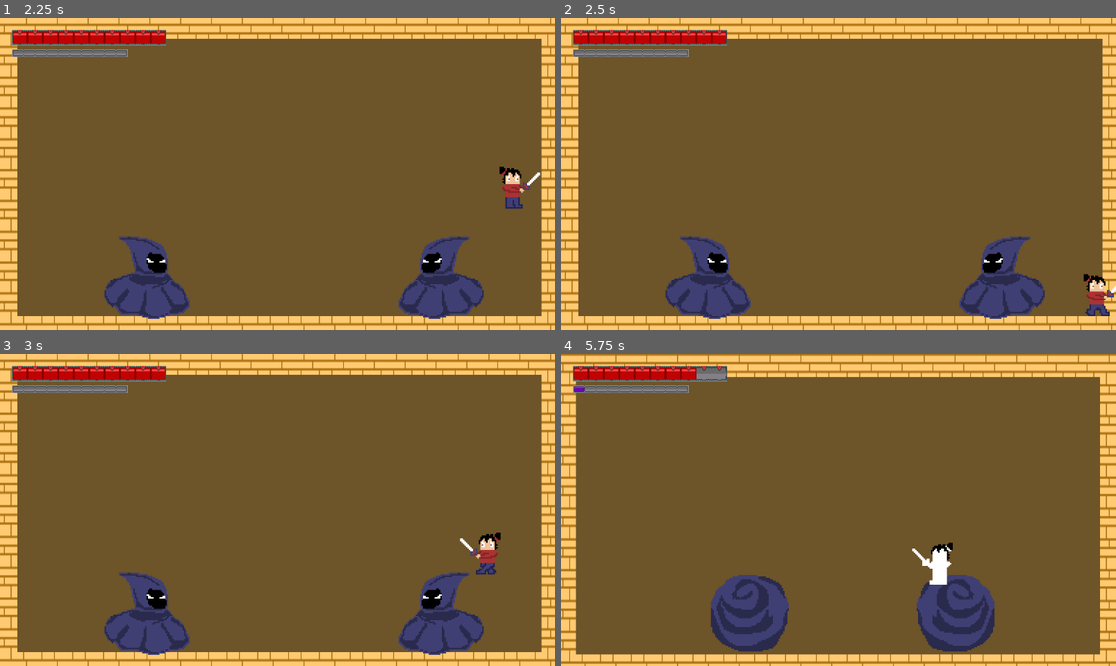
Above: before the commit, frames 1-4 (two rows, left to right).
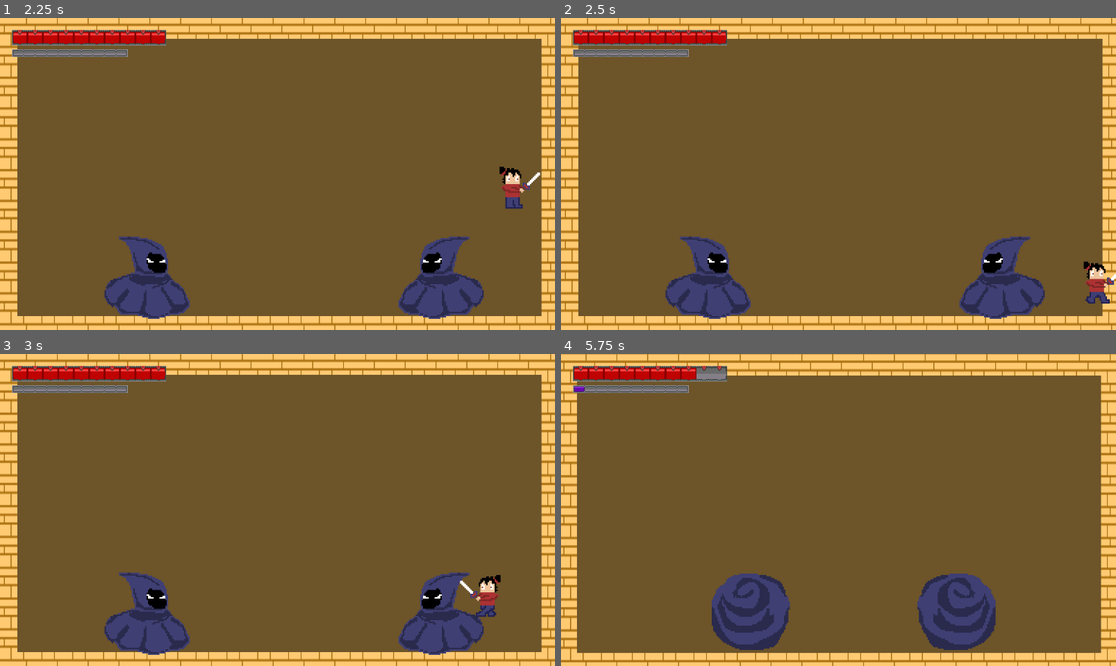
Above: after the commit, the same moments.

Repository: J-Abitria/crimson-jam-26
Game: Godot game, scene res://title_screen.tscn
The game is run twice, just before and just after one commit, with the same random seed, the same clock (stepped at 60 frames per second) and the same inputs.
Inputs (mouse positions are in pixels of both pictures, inside the frame that each line leads up to):
- Up to frame 1 (2.25 s): click (277, 133) at 0.5 s; hold Z (jump) 1.28-2.03 s; hold Right (move_right) from 1.28 s (still down); tap C (activate) at 2.1 s
- Up to frame 2 (2.5 s): keep holding Right (move_right); tap Z (jump) at 2.27, 2.3 s
- Up to frame 3 (3 s): tap Z (jump) at 2.57 s; release Right (move_right) at 2.78 s; hold Left (move_left) from 2.78 s (still down); hold Z (jump) from 2.78 s (still down); tap Down (aim_down) at 2.85 s
- Up to frame 4 (5.75 s): release Left (move_left) at 3.53 s; release Z (jump) at 3.53 s; hold Right (move_right) 3.53-5.03 s; tap Up (aim_up) at 3.6 s; tap Z (jump) at 3.77, 3.8, 4.07, 5.1, 5.27, 5.57 s; hold Z (jump) 4.28-5.03 s; tap X (attack) at 4.35 s; hold Left (move_left) from 5.03 s (still down)

Frame 1 is identical in both runs. In frame 2, 0.7% of the frame differs, in the area x 94-100%, y 77-96%; in frame 3, 0.9%; in frame 4, 9.2%, in the area x 0-100%, y 0-100%.

Commit message:
Added jump buffer.

Diff:
--- a/unleash-beast/Assets/Scripts/player.gd
+++ b/unleash-beast/Assets/Scripts/player.gd
@@ -30,6 +30,7 @@
 @onready var hitbox_pivot = $HitboxPivot
 @onready var invincibility_timer = $InvincibilityTimer
 @onready var flash_timer = $FlashTimer
+@onready var jump_timer = $JumpTimer
 @onready var rage_timer = $RageTimer
 @onready var collision_start_pos = collision_shape.position
 @onready var attack_direction = AttackDirection.HORIZONTAL
@@ -59,6 +60,9 @@
 	flash_timer.wait_time = 0.1
 	flash_timer.one_shot = false
 	flash_timer.timeout.connect(_on_flash_start)
+
+	jump_timer.wait_time = 0.2
+	jump_timer.one_shot = true
 
 	hurt_audio.volume_db = AudioLevel.sound_effect_volume
 	sword_audio.volume_db = AudioLevel.sound_effect_volume
@@ -96,8 +100,13 @@
 	elif not animation_player.current_animation.ends_with("attack"):
 		play_mode_animation("idle")
 
-	if Input.is_action_just_pressed("jump") and is_on_floor():
+	if is_on_floor() and not jump_timer.is_stopped():
 		velocity.y = jump_speed
+	elif Input.is_action_just_pressed("jump"):
+		if is_on_floor():
+			velocity.y = jump_speed
+		else:
+			jump_timer.start()
 
 	knockback_velocity = knockback_velocity.move_toward(Vector2.ZERO, knockback_decay * delta)
 	velocity += knockback_velocity
--- a/unleash-beast/battleground.tscn
+++ b/unleash-beast/battleground.tscn
@@ -81,12 +81,10 @@
 [node name="Twin-1" parent="." unique_id=770635140 instance=ExtResource("4_t5hr7")]
 position = Vector2(308, 520)
 script = ExtResource("4_pmmbh")
-health = 5
 
 [node name="Twin-2" parent="." unique_id=290380116 instance=ExtResource("4_t5hr7")]
 position = Vector2(921, 521)
 script = ExtResource("4_pmmbh")
-health = 5
 
 [node name="Player" parent="." unique_id=889811035 instance=ExtResource("3_ildd2")]
 position = Vector2(614, 535)
--- a/unleash-beast/player.tscn
+++ b/unleash-beast/player.tscn
@@ -1425,6 +1425,8 @@
 
 [node name="FlashTimer" type="Timer" parent="." unique_id=315229335]
 
+[node name="JumpTimer" type="Timer" parent="." unique_id=1408506161]
+
 [node name="Hurtbox" type="Area2D" parent="." unique_id=496043345]
 collision_layer = 32
 collision_mask = 0
